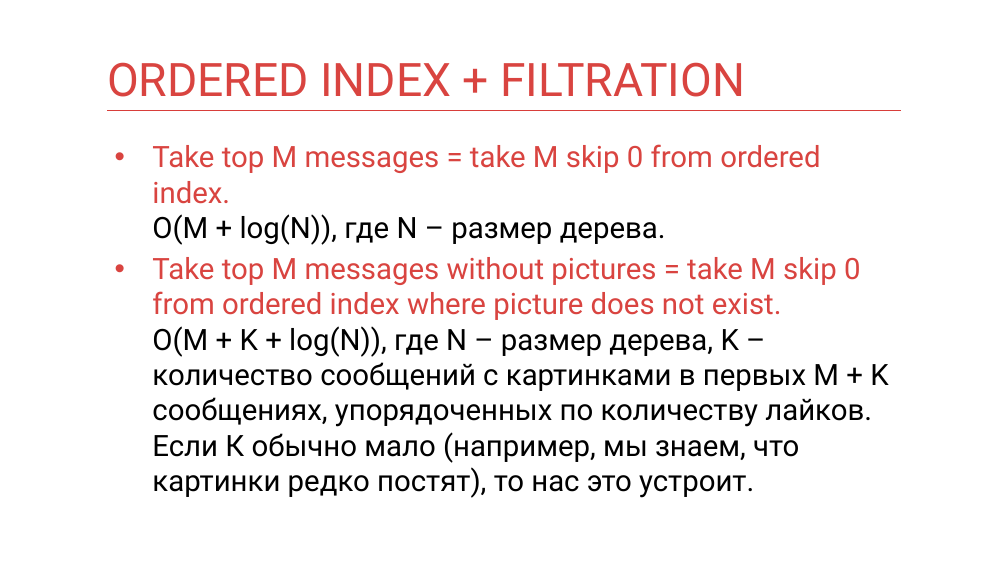
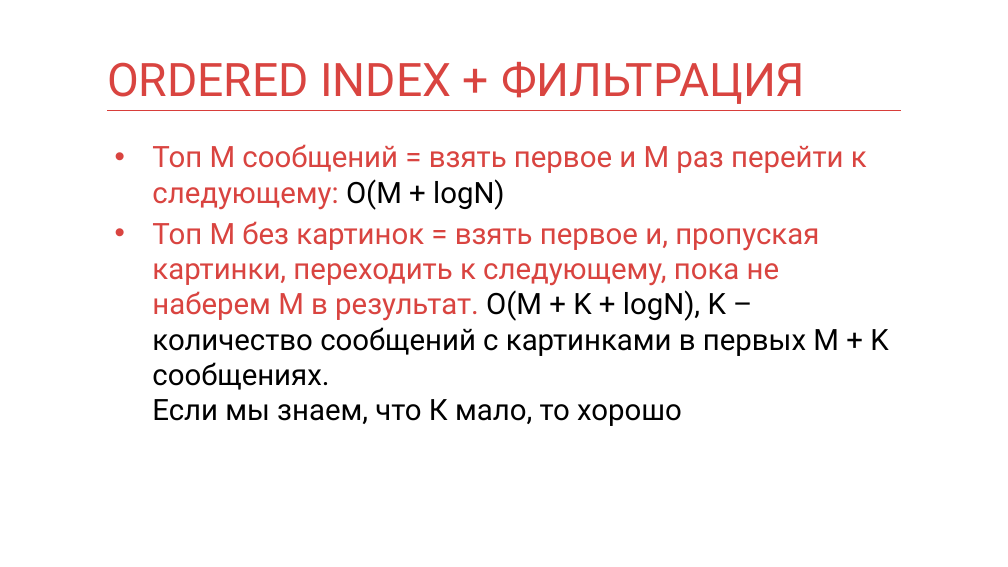
Before and after one commit to mnenorm74/web-game, a slide deck: slide 30 of db.pptx (slide 28 before the commit). Drawn at 1008x567 pixels with LibreOffice and Linux fonts; fonts in the diff are those of the drawing. Boxes give left, top, right and bottom in pixels: in the first picture for what was removed or moved away, otherwise in the second. Text is boxed around its words. In the diff, an @@ line names an element or a change of style, - is before the commit and + after.

```diff
--- a/db.pptx
+++ b/db.pptx
@@ title at bbox=[107, 62, 805, 104]: text changed @@
-ORDERED INDEX + FILTRATION
+ORDERED INDEX + ФИЛЬТРАЦИЯ
@@ text at bbox=[152, 144, 888, 426]: text changed; text colour #000000 to #D94440 @@
-• Take top M messages = take M skip 0 from ordered index.
-  O(M + log(N)), где N – размер дерева.
-• Take top M messages without pictures = take M skip 0 from ordered index where picture does not exist.
-  O(M + K + log(N)), где N – размер дерева, K – количество сообщений с картинками в первых M + K сообщениях, упорядоченных по количеству лайков. Если К обычно мало (например, мы знаем, что картинки редко постят), то нас это устроит.
+• Топ М сообщений = взять первое и M раз перейти к следующему: O(M + logN)
+• Топ M без картинок = взять первое и, пропуская картинки, переходить к следующему, пока не наберем M в результат. O(M + K + logN), K – количество сообщений с картинками в первых M + K сообщениях.
+  Если мы знаем, что К мало, то хорошо
```
Also in this commit, not shown: 23 other slides changed, 13 slides added, 9 slides removed, 1 other file.
